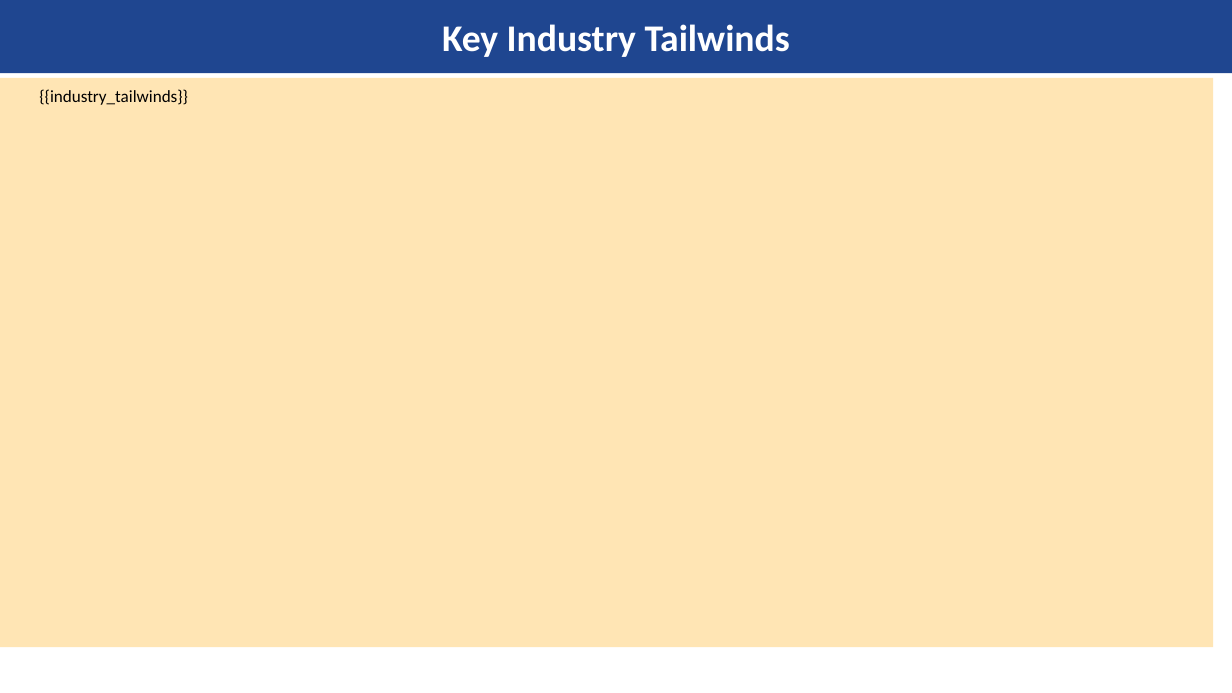
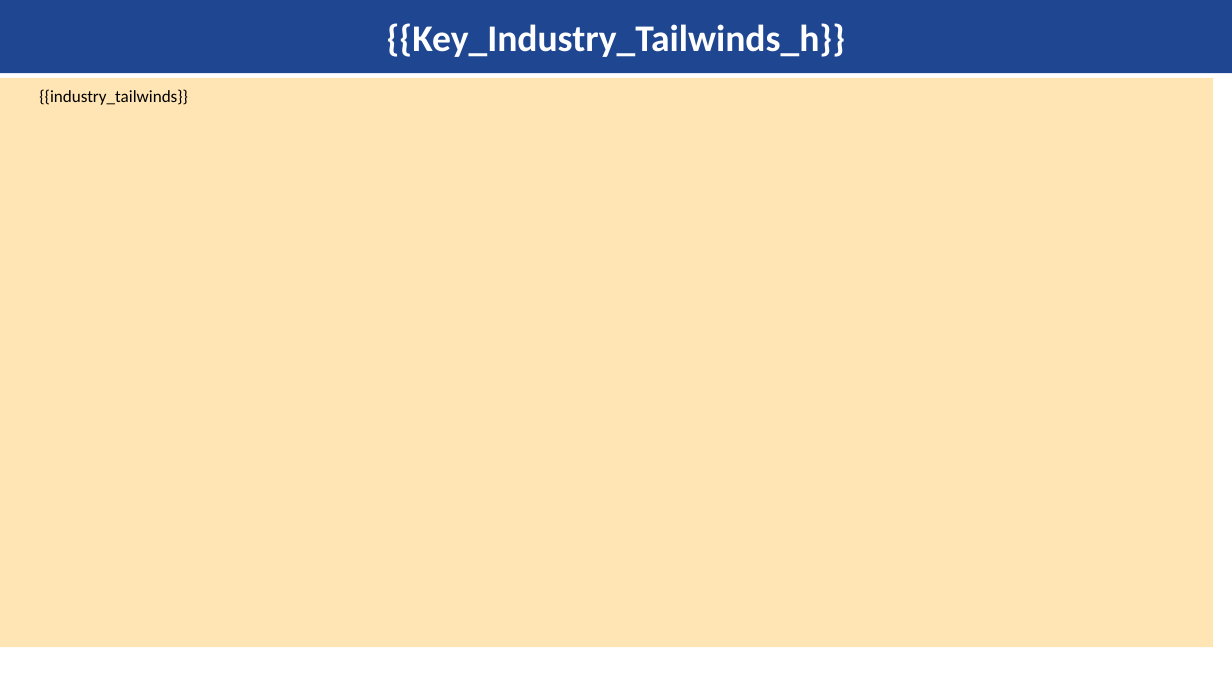
Before and after one commit to kishanyash/fluffy-lamp, a slide deck: slide 7 of master_template.pptx (slide 8 before the commit). Drawn at 1232x693 pixels with LibreOffice and Linux fonts; fonts in the diff are those of the drawing; background and template pictures are left out. Boxes give left, top, right and bottom in pixels: in the first picture for what was removed or moved away, otherwise in the second. Text is boxed around its words. In the diff, an @@ line names an element or a change of style, - is before the commit and + after.

```diff
--- a/master_template.pptx
+++ b/master_template.pptx
@@ title at (387, 23, 846, 57): text changed @@
-Key Industry Tailwinds
+{{Key_Industry_Tailwinds_h}}
```
Also in this commit, not shown: 10 other slides changed, 1 slide removed, 6 other files.
